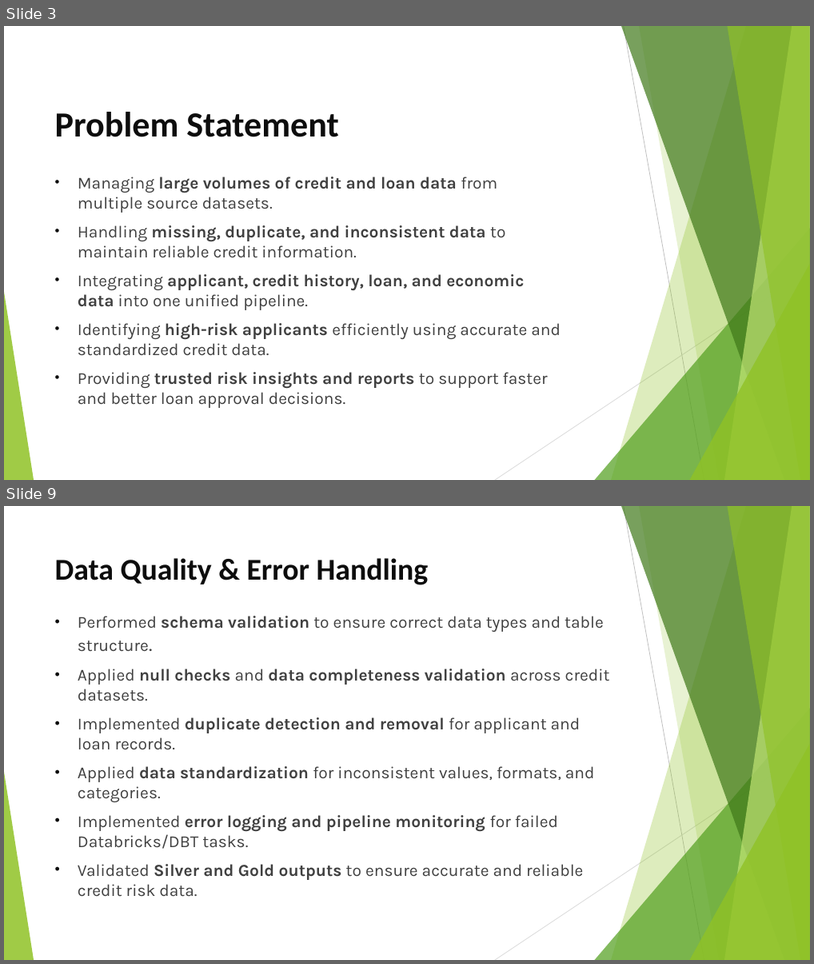
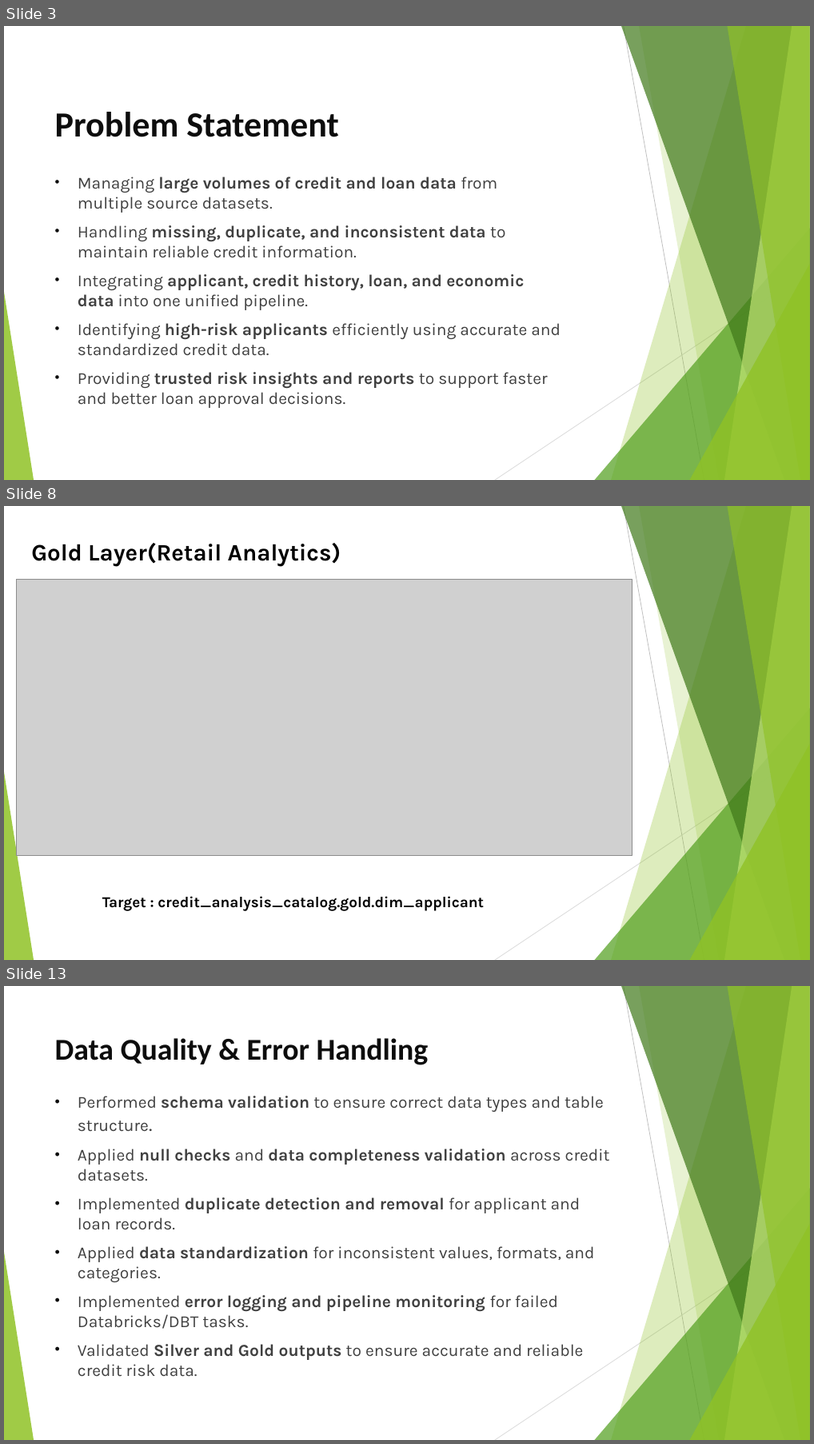
Before and after one commit to Bellamkondakumaraswamy/Credit-Risk-Assessment-Pipeline, a slide deck: Credit Risk Assessment Pipeline PPTX.pptx. Shown one above the other, each under a label of ours: slides 3 and 9 before the commit, slides 3, 8 and 13 after it; the slides between them are not shown. The pictures are 814x964 and 814x1444 pixels, drawn with LibreOffice and Linux fonts; fonts in the diff are those of the drawing; grey boxes stand for pictures. Boxes give left, top, right and bottom in pixels: in the first picture for what was removed or moved away, otherwise in the second. Text is boxed around its words. In the diff, an @@ line names an element or a change of style, - is before the commit and + after.

Commit message:
Add credit risk analysis files

```diff
--- a/Credit Risk Assessment Pipeline PPTX.pptx
+++ b/Credit Risk Assessment Pipeline PPTX.pptx
@@ slide 8 added at [4, 506, 810, 960], background #FFFFFF; not listed: 10 template elements that a slide beside it also shows @@
@@ title added at [31, 543, 342, 566], 28 pt, text #000000, bold @@
+Gold Layer(Retail Analytics)
@@ picture added at [16, 580, 632, 856] @@
@@ text added at [102, 896, 484, 911], 18 pt, text #000000, bold @@
+Target : credit_analysis_catalog.gold.dim_applicant
@@ what was slide 9 is now slide 13 @@
```
Also in this commit, not shown: 7 slides changed, 4 other slides added, 6 slides removed, 16 other files.
